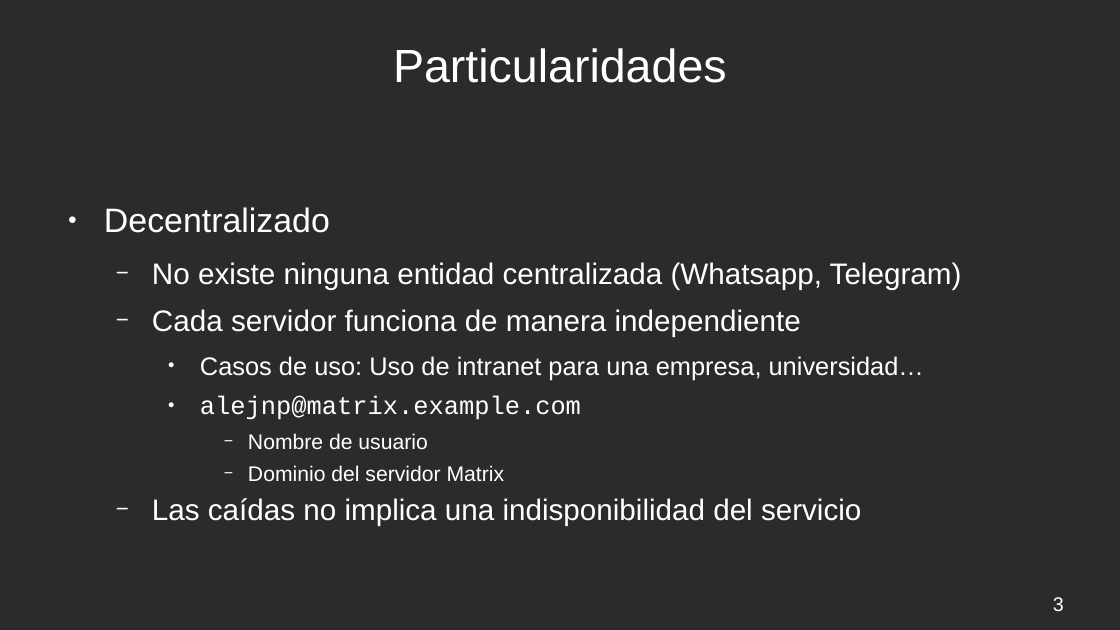
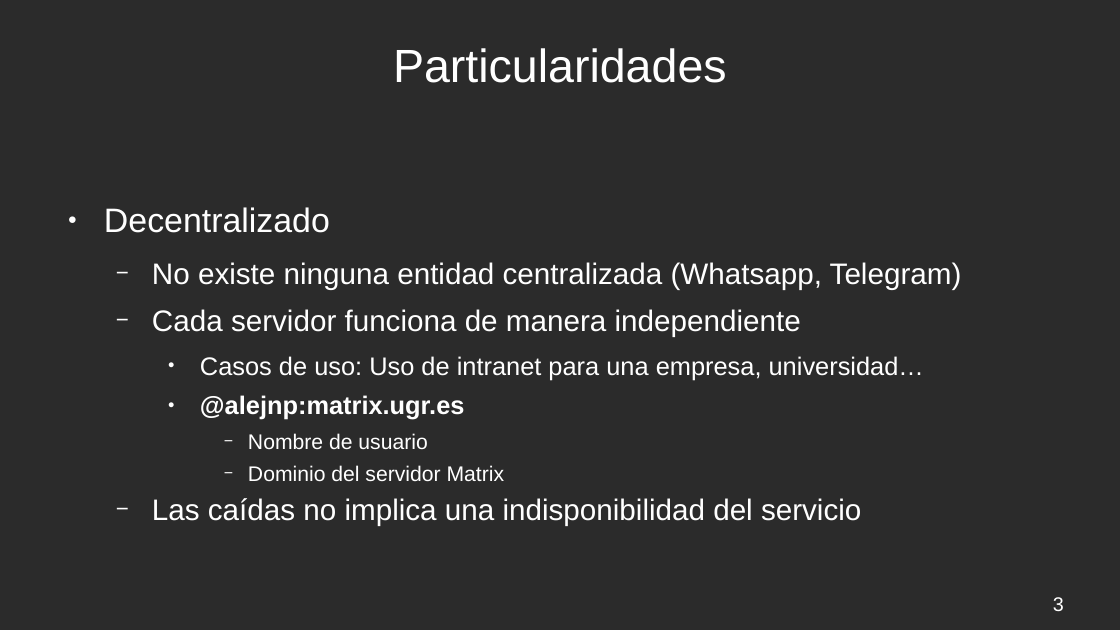
Before and after one commit to Alxe/UGR_FR, a slide deck: slide 3 of Matrix/matrix.odp. Drawn at 1120x630 pixels with LibreOffice and Linux fonts; fonts in the diff are those of the drawing; background and template pictures are left out; a plain dark background stands for a picture behind light text. Boxes give left, top, right and bottom in pixels: in the first picture for what was removed or moved away, otherwise in the second. Text is boxed around its words. In the diff, an @@ line names an element or a change of style, - is before the commit and + after.

Commit message:
Updated Matrix slides

```diff
--- a/Matrix/matrix.odp
+++ b/Matrix/matrix.odp
@@ text at [200, 395, 465, 419]: text changed; font Courier New to Arial; bold on @@
-    ● alejnp@matrix.example.com
+    ● @alejnp:matrix.ugr.es
```
Also in this commit, not shown: 2 other slides changed, 1 slide added, 1 other file.
